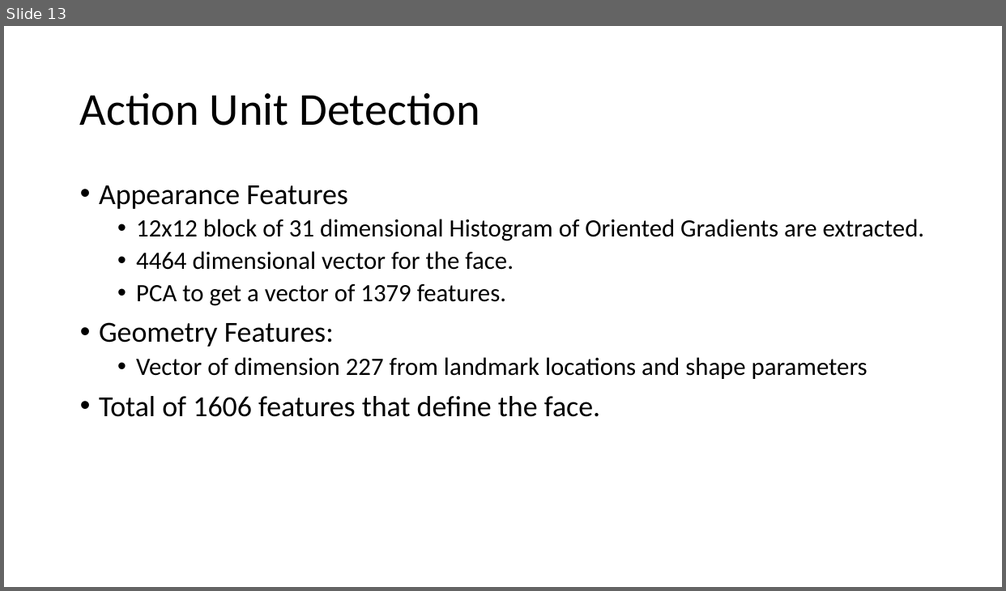
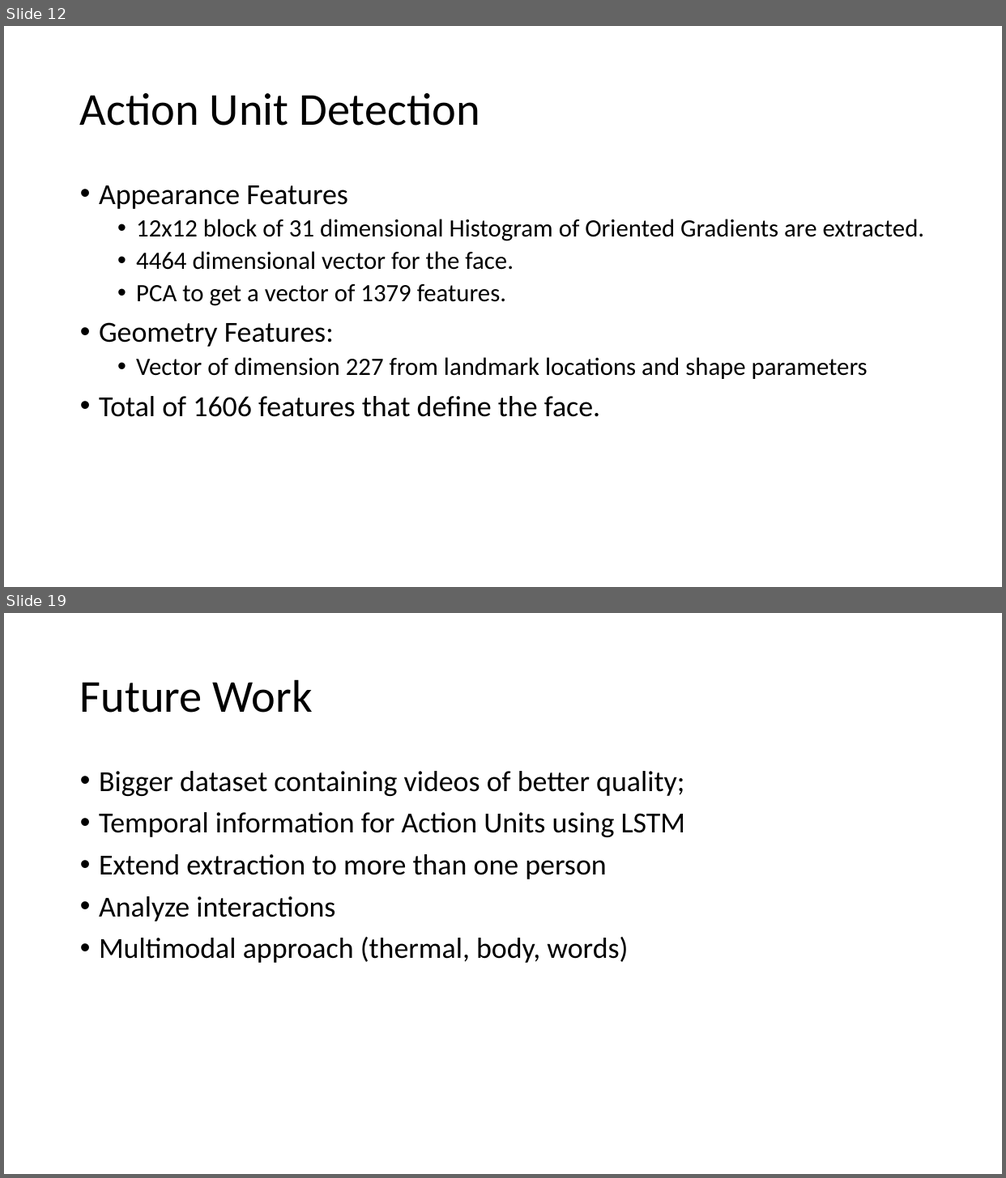
Before and after one commit to AscaL/thesis, a slide deck: Deception Detection using Facial Action Units.pptx. Shown one above the other, each under a label of ours: slide 13 before the commit, slides 12 and 19 after it; the slides between them are not shown. The pictures are 1006x591 and 1006x1178 pixels, drawn with LibreOffice and Linux fonts; fonts in the diff are those of the drawing. Boxes give left, top, right and bottom in pixels: in the first picture for what was removed or moved away, otherwise in the second. Text is boxed around its words. In the diff, an @@ line names an element or a change of style, - is before the commit and + after.

```diff
--- a/Deception Detection using Facial Action Units.pptx
+++ b/Deception Detection using Facial Action Units.pptx
@@ slide 19 added at box(4, 613, 1002, 1174), background #FFFFFF @@
@@ title added at box(80, 679, 313, 713), 44 pt, text #000000 @@
+Future Work
@@ text added at box(99, 771, 686, 963), 28 pt, text #000000 @@
+• Bigger dataset containing videos of better quality;
+• Temporal information for Action Units using LSTM
+• Extend extraction to more than one person
+• Analyze interactions
+• Multimodal approach (thermal, body, words)
@@ what was slide 13 is now slide 12 @@
```
Also in this commit, not shown: 3 slides changed, 6 other slides added, 1 slide removed, 2 other files.
